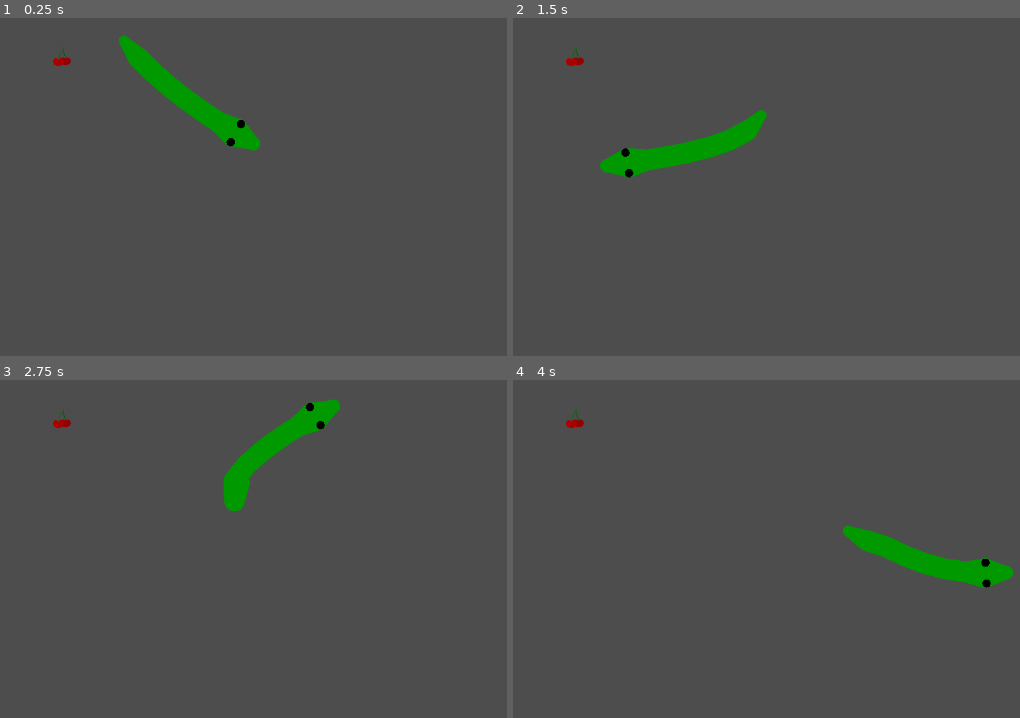
Above: before the commit, frames 1-4 (two rows, left to right).
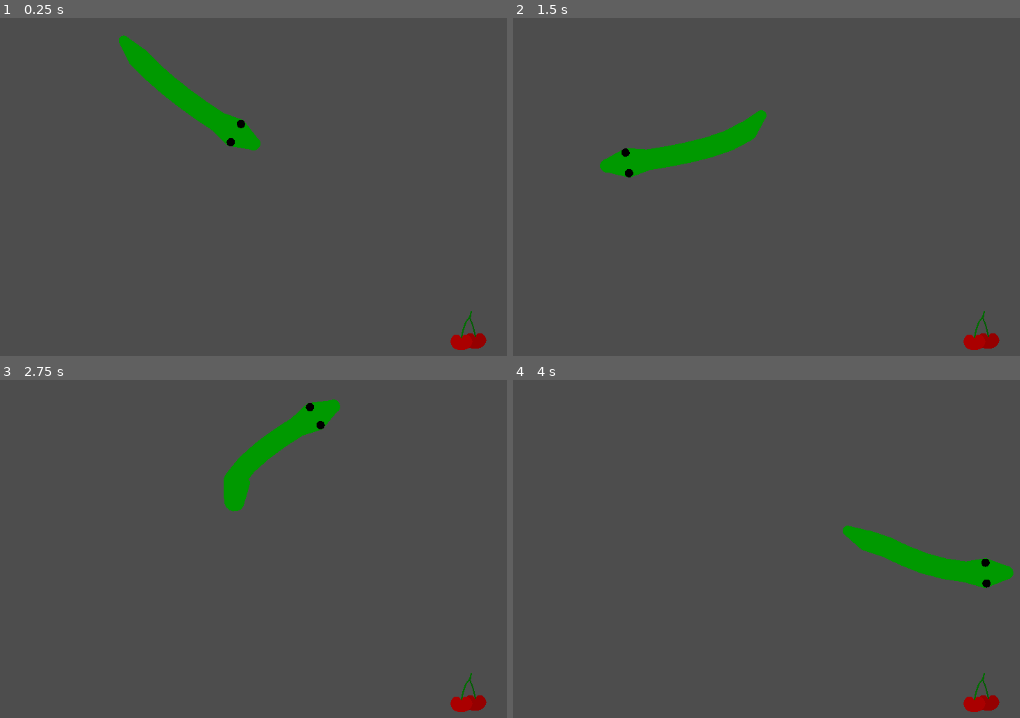
Above: after the commit, the same moments.

Repository: dbedggood/snake
Game: Godot game, scene res://project/main.tscn
Two runs of this game, one before a commit and one after it. Both use one fixed random seed, a clock stepped at 60 frames per second and the inputs below.
Inputs (mouse positions are in pixels of both pictures, inside the frame that each line leads up to):
- Up to frame 1 (0.25 s): no input
- Up to frame 2 (1.5 s): tap Enter at 0.5 s; move the mouse to (943, 119) at 0.52 s; tap Space at 1.25 s; move the mouse to (604, 166) at 1.27 s
- Up to frame 3 (2.75 s): tap Enter at 2 s; move the mouse to (334, 407) at 2.02 s
- Up to frame 4 (4 s): tap Space at 2.75 s; move the mouse to (725, 596) at 2.77 s; tap Enter at 3.5 s; move the mouse to (1004, 572) at 3.52 s

The runs differ from the first frame. In frame 1, 0.4% of the frame differs, in the area x 10-97%, y 8-99%; in frame 2, 0.4%; in frame 3, 0.4%; in frame 4, 0.4%.

Commit message:
Spawn cherries randomly within the viewport
Programatically add cherries to the screen and spawn new cherries when the previous bunch is eaten

Diff:
--- a/project/cherries/cherries.tscn
+++ b/project/cherries/cherries.tscn
@@ -6,6 +6,7 @@
 radius = 15.0
 
 [node name="Cherries" type="Area2D"]
+scale = Vector2(2, 2)
 script = ExtResource("1_4tsiq")
 
 [node name="CollisionShape2D" type="CollisionShape2D" parent="."]
--- /dev/null
+++ b/project/main.gd
@@ -0,0 +1,29 @@
+extends Node2D
+
+@export var cherries_scene: PackedScene
+
+@onready var camera_2d = $Camera2D
+@onready var snake = $Snake
+
+
+func _ready():
+	spawn_cherries()
+
+
+func _on_cherries_eaten():
+	spawn_cherries()
+
+
+func spawn_cherries():
+	var cherries = cherries_scene.instantiate()
+	var viewport = camera_2d.get_viewport()
+	var viewport_size = viewport.get_visible_rect().size
+
+	var cherriesX = min(max(randi() % int(viewport_size.x), 50), int(viewport_size.x) - 50)
+	var cherriesY = min(max(randi() % int(viewport_size.y), 50), int(viewport_size.y) - 50)
+	cherries.position = Vector2(cherriesX, cherriesY)
+
+	cherries.eaten.connect(_on_cherries_eaten)
+	cherries.eaten.connect(snake._on_cherries_eaten)
+
+	call_deferred("add_child", cherries)
--- a/project/main.tscn
+++ b/project/main.tscn
@@ -1,13 +1,14 @@
-[gd_scene load_steps=3 format=3 uid="uid://bqpkkdeau0883"]
+[gd_scene load_steps=4 format=3 uid="uid://bqpkkdeau0883"]
 
 [ext_resource type="PackedScene" uid="uid://c0qatomkpyf4e" path="res://project/snake/snake.tscn" id="1_boy64"]
+[ext_resource type="Script" path="res://project/main.gd" id="1_h6bri"]
 [ext_resource type="PackedScene" uid="uid://elt4ko4sqdjk" path="res://project/cherries/cherries.tscn" id="2_40ltl"]
 
 [node name="Main" type="Node2D"]
+script = ExtResource("1_h6bri")
+cherries_scene = ExtResource("2_40ltl")
 
-[node name="Cherries" parent="." instance=ExtResource("2_40ltl")]
-position = Vector2(300, 200)
+[node name="Camera2D" type="Camera2D" parent="."]
+anchor_mode = 0
 
 [node name="Snake" parent="." instance=ExtResource("1_boy64")]
-
-[connection signal="eaten" from="Cherries" to="Snake" method="_on_cherries_eaten"]
